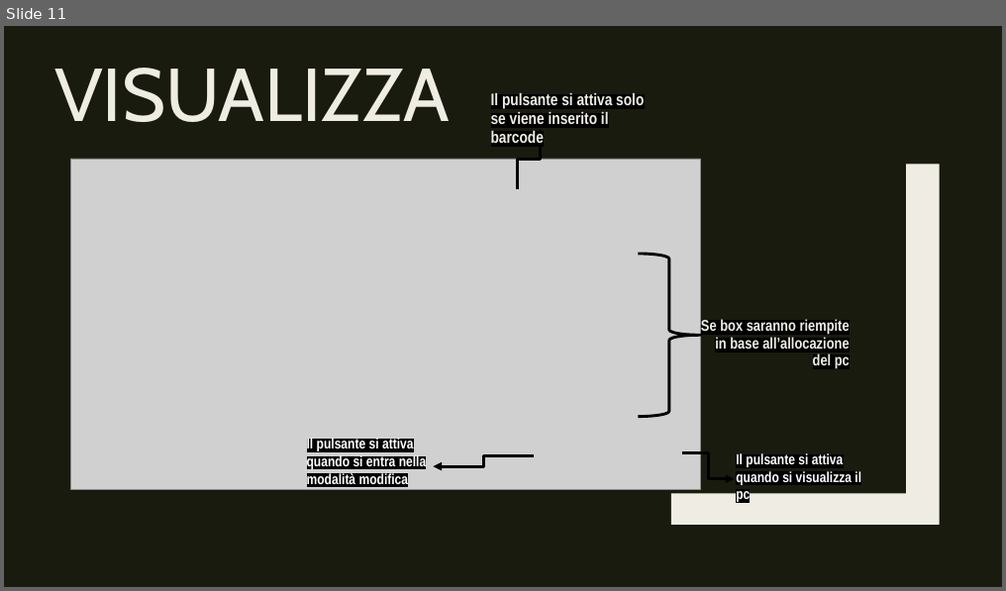
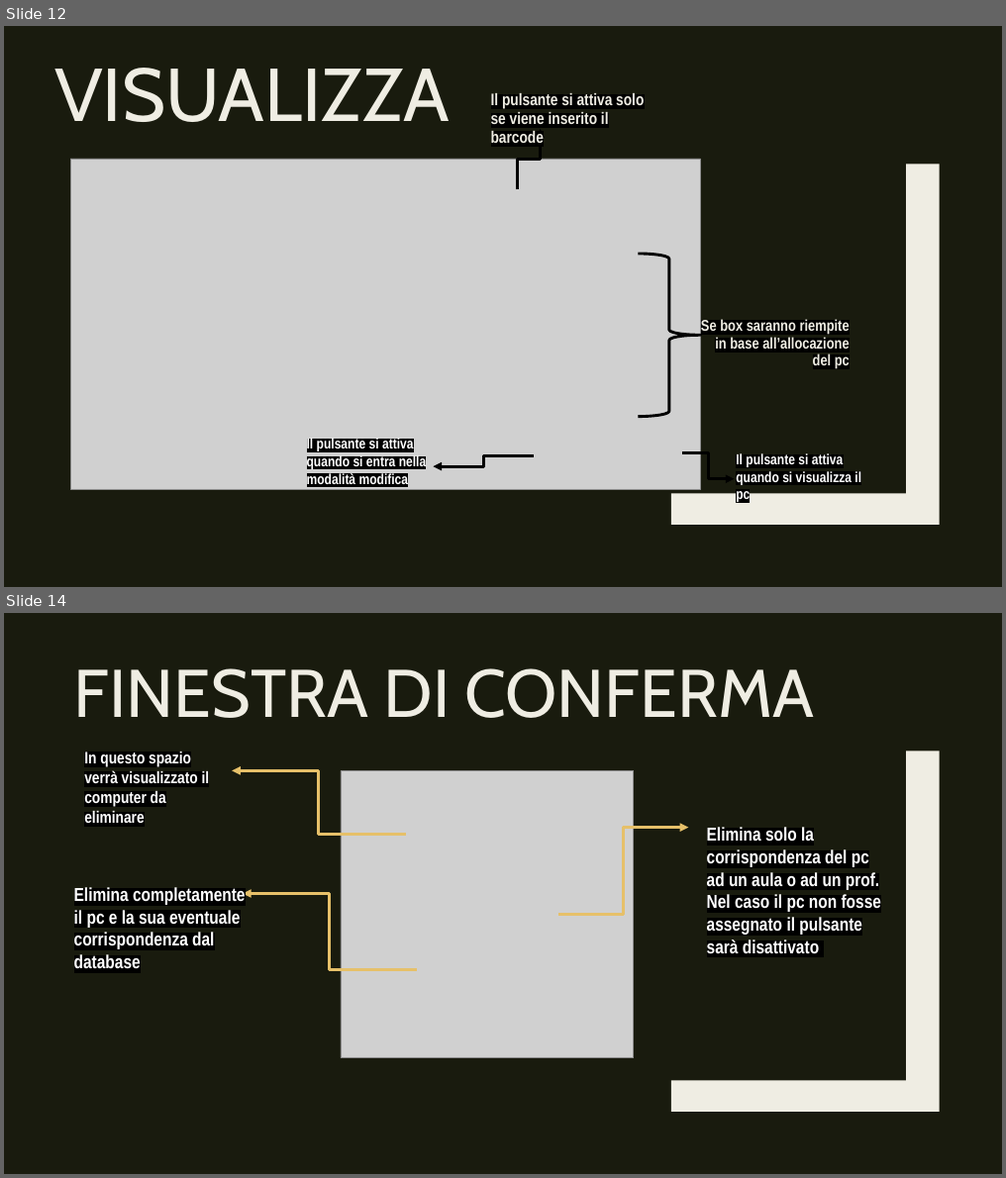
Before and after one commit to CamagniR/GestioneProgetto, a slide deck: DOCUMENTAZIONE/Presentazione GestioneProgetto.pptx. Shown one above the other, each under a label of ours: slide 11 before the commit, slides 12 and 14 after it; the slides between them are not shown. The pictures are 1006x591 and 1006x1178 pixels, drawn with LibreOffice and Linux fonts; fonts in the diff are those of the drawing; grey boxes stand for pictures. Boxes give left, top, right and bottom in pixels: in the first picture for what was removed or moved away, otherwise in the second. Text is boxed around its words. In the diff, an @@ line names an element or a change of style, - is before the commit and + after.

```diff
--- a/DOCUMENTAZIONE/Presentazione GestioneProgetto.pptx
+++ b/DOCUMENTAZIONE/Presentazione GestioneProgetto.pptx
@@ slide 14 added at (x1=4, y1=613, x2=1002, y2=1174), background #191B0E; not listed: 1 template element that a slide beside it also shows @@
@@ title added at (x1=74, y1=668, x2=815, y2=718), 64.8 pt, text #EFEDE3 @@
+FINESTRA DI CONFERMA
@@ text added at (x1=84, y1=752, x2=210, y2=823), 16 pt, text #FFFFFF, bold @@
+In questo spazio verrà visualizzato il computer da eliminare
@@ elbow arrow added from (406, 835) to (232, 771), #E6C069 2.75 pt @@
@@ picture added at (x1=341, y1=771, x2=634, y2=1059) @@
@@ elbow arrow added from (558, 915) to (688, 828), #E6C069 2.75 pt @@
@@ text added at (x1=707, y1=827, x2=881, y2=954), 18 pt, text #FFFFFF, bold @@
+Elimina solo la corrispondenza del pc ad un aula o ad un prof. Nel caso il pc non fosse assegnato il pulsante sarà disattivato
@@ text added at (x1=74, y1=887, x2=246, y2=968), 18 pt, text #FFFFFF, bold @@
+Elimina completamente il pc e la sua eventuale corrispondenza dal database
@@ elbow arrow added from (417, 970) to (243, 894), #E6C069 2.75 pt @@
@@ what was slide 11 is now slide 12 @@
```
Also in this commit, not shown: 1 slide changed, 2 other slides added, 12 other files.
